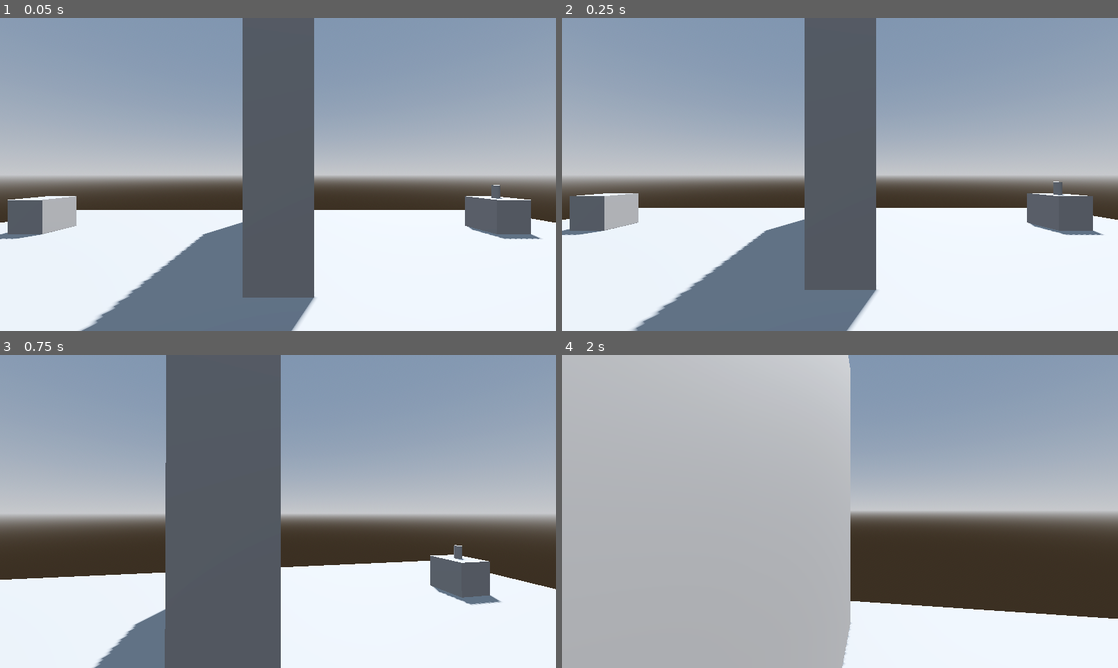
Above: before the commit, frames 1-4 (two rows, left to right).
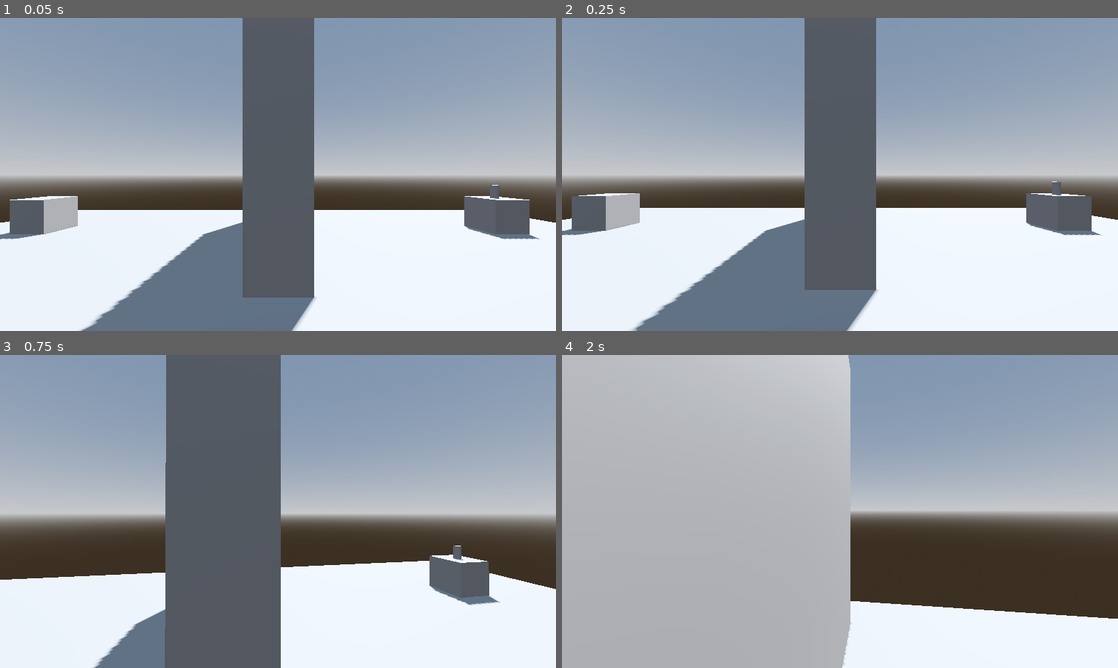
Above: after the commit, the same moments.

Repository: Mendi03/creepy_object_movement
Game: Godot game, scene res://Scenes/3d_level.tscn
The game is run twice, just before and just after one commit, with the same random seed, the same clock (stepped at 60 frames per second) and the same inputs. The project has no main scene, so this scene is started directly.
Inputs (mouse positions are in pixels of both pictures, inside the frame that each line leads up to):
- Up to frame 1 (0.05 s): no input
- Up to frame 2 (0.25 s): no input
- Up to frame 3 (0.75 s): tap Enter (ui_accept) at 0.5 s; move the mouse to (305, 511) at 0.52 s; hold W (forward) from 0.53 s (still down)
- Up to frame 4 (2 s): keep holding W (forward); tap Enter (ui_accept) at 0.77, 1.52 s; move the mouse to (812, 511) at 1.27 s

The runs differ from the first frame. In frame 1, 0.2% of the frame differs, in the area x 0-98%, y 53-71%; in frame 2, 0.2%; in frame 3, 0.1%; in frame 4, nothing differs.

Commit message:
fixing_no_teleporting

Diff:
--- a/Scenes/3d_level.tscn
+++ b/Scenes/3d_level.tscn
@@ -59,7 +59,7 @@
 shape = SubResource("ConcavePolygonShape3D_u6086")
 
 [node name="box2" type="MeshInstance3D" parent="."]
-transform = Transform3D(1, 0, 0, 0, 1, 0, 0, 0, 1, 6.84586, 0.5, -6.40575)
+transform = Transform3D(1, 0, 0, 0, 1, 0, 0, 0, 1, 6.8, 0.5, -6.4)
 mesh = SubResource("BoxMesh_mi24y")
 
 [node name="StaticBody3D" type="StaticBody3D" parent="box2"]
@@ -68,7 +68,7 @@
 shape = SubResource("ConcavePolygonShape3D_u6086")
 
 [node name="box3" type="MeshInstance3D" parent="."]
-transform = Transform3D(1, 0, 0, 0, 1, 0, 0, 0, 1, -7.35953, 0.5, -6.40575)
+transform = Transform3D(1, 0, 0, 0, 1, 0, 0, 0, 1, -7.3, 0.5, -6.4)
 mesh = SubResource("BoxMesh_mi24y")
 
 [node name="StaticBody3D" type="StaticBody3D" parent="box3"]
@@ -78,6 +78,7 @@
 
 [node name="Player" parent="." instance=ExtResource("1_ydf77")]
 transform = Transform3D(1, 0, 0, 0, 1, 0, 0, 0, 1, 0, 1.1, 0)
+visible = true
 
 [node name="MeshInstance3D" type="MeshInstance3D" parent="."]
 transform = Transform3D(1, 0, 0, 0, 6, 0, 0, 0, 6, 0, 3, -5.863)
@@ -86,8 +87,7 @@
 [node name="StaticBody3D" type="StaticBody3D" parent="MeshInstance3D"]
 
 [node name="CollisionShape3D" type="CollisionShape3D" parent="MeshInstance3D/StaticBody3D"]
-visible = false
 shape = SubResource("ConcavePolygonShape3D_aae5u")
 
 [node name="coolCan" parent="." instance=ExtResource("2_lp1tl")]
-transform = Transform3D(1, 0, 0, 0, 1, 0, 0, 0, 1, 6.846, 1, -6.406)
+transform = Transform3D(1, 0, 0, 0, 1, 0, 0, 0, 1, 6.8, 1, -6.4)
--- a/Scenes/cool_can.gd
+++ b/Scenes/cool_can.gd
@@ -3,19 +3,15 @@
 const OCC_RAY_TARGET_Y_OFFSET = 0.5
 
 var _occlusion_check_rays : Array[RayCast3D]
-var is_looked_at = true
-var can_moved = false
-var has_collided = false
 var previous_position : Vector3
 var ready_to_move = false
+var has_teleported : bool
 
 @onready var target_player = $"../Player"
-
 @onready var vis = $VisibleOnScreenNotifier3D
 @onready var Occlusion_Check_Rays_Parent = $OcclusionCheckRaysParent
 
 func _ready():
-
 	if not target_player:
 		printerr(self.name + " has no player target")
 		set_physics_process(false)
@@ -27,21 +23,18 @@
 			r.add_exception(target_player)
 			_occlusion_check_rays.append(r)
 
-	#previous_position = global_position
-
-
 func _physics_process(_delta):
 	var on_screen = vis.is_on_screen()
 	var behind_obstacle = _ray_colliding()
 
-	if on_screen and behind_obstacle:
+	if not on_screen:
 		_move_can()
-	elif not on_screen and behind_obstacle:
 		return
-	elif not behind_obstacle and on_screen:
+	elif behind_obstacle and on_screen:
+		_move_can()
 		return
-	elif (not on_screen) and (not behind_obstacle):
-		_move_can()
+	else:
+		return
 
 func _ray_colliding() -> bool:
 	var colliding_rays = 0
@@ -63,10 +56,25 @@
 
 
 func _move_can():
-	var coord = Vector3(0, 1, 6)
-	var coord2 = Vector3(6.846, 1, -6.406)
-	var coord3 = Vector3(-7.36, 1, -6.406)
-	var positions = [coord, coord2, coord3]
 
-	global_position = positions.pick_random()
-	return
+	if has_teleported == false:
+		var coord = Vector3(0, 1, 6)
+		var coord2 = Vector3(6.8, 1, -6.4)
+		var coord3 = Vector3(-7.3, 1, -6.4)
+		var positions = [coord, coord2, coord3]
+
+		global_position = positions.pick_random()
+		has_teleported = true
+		return
+
+func _ready_to_move() -> bool:
+	var on_screen = vis.is_on_screen()
+	var behind_obstacle = _ray_colliding()
+
+
+	if on_screen and (not behind_obstacle):
+		return true
+	elif behind_obstacle and (not on_screen):
+		return true
+	else:
+		return false
